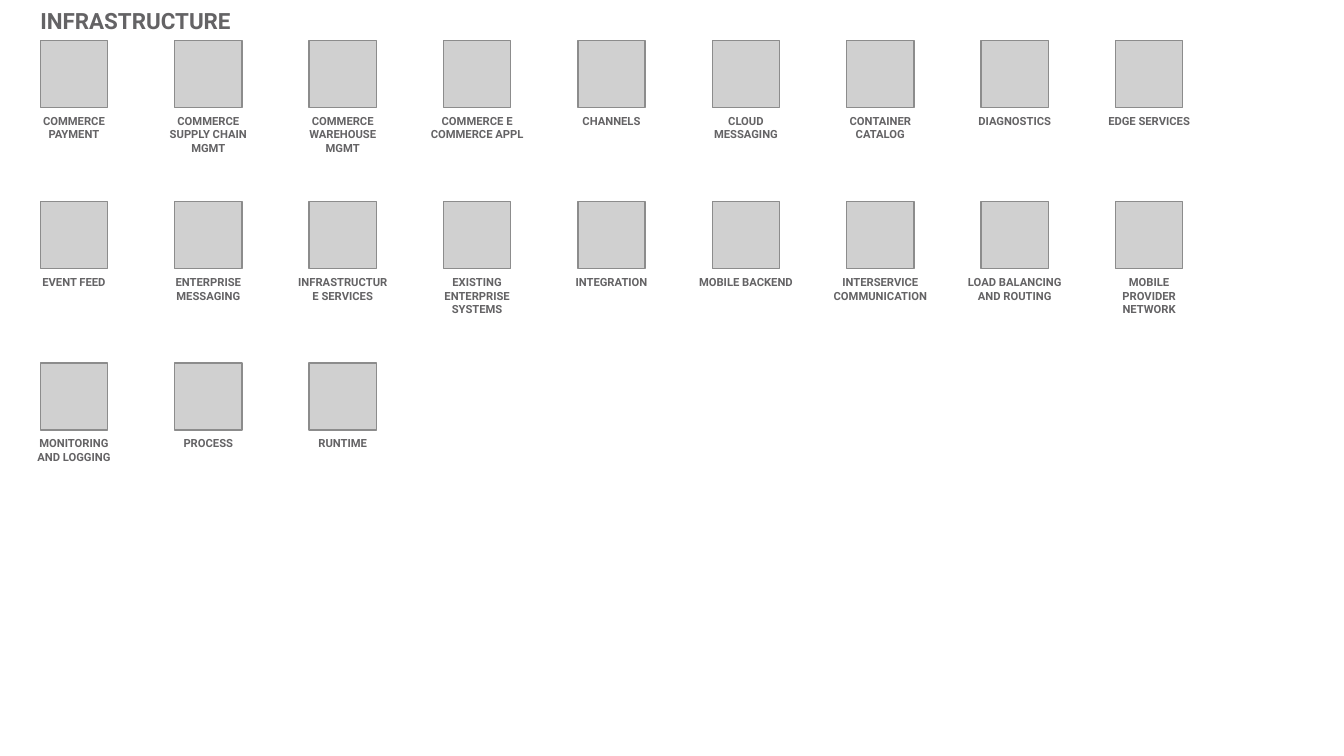
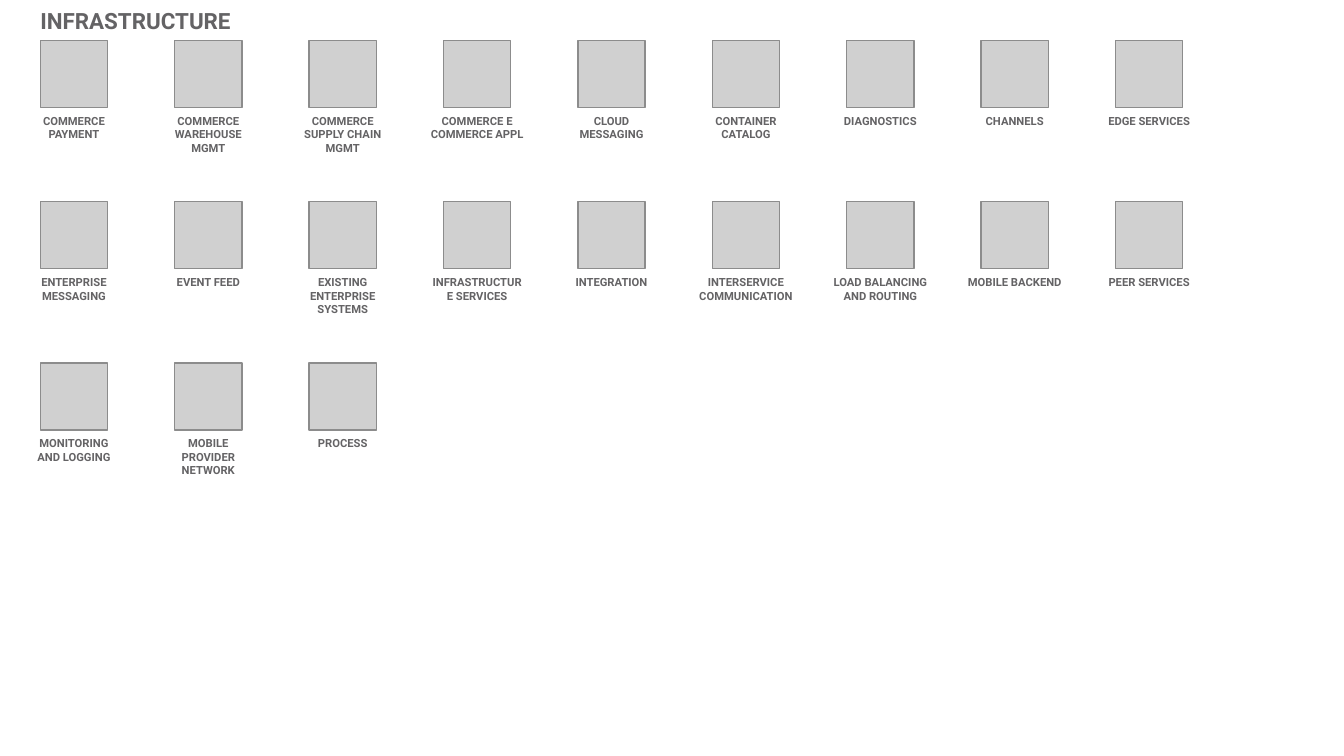
Before and after one commit to l2fprod/myarchitecture, a slide deck: slide 18 of mycatalog-architecture-diagram-template.pptx. Drawn at 1344x756 pixels with LibreOffice and Linux fonts; fonts in the diff are those of the drawing; grey boxes stand for pictures. Boxes give left, top, right and bottom in pixels: in the first picture for what was removed or moved away, otherwise in the second. Text is boxed around its words. In the diff, an @@ line names an element or a change of style, - is before the commit and + after.

```diff
--- a/mycatalog-architecture-diagram-template.pptx
+++ b/mycatalog-architecture-diagram-template.pptx
@@ text at (x1=175, y1=117, x2=242, y2=152): text changed @@
-COMMERCE SUPPLY CHAIN MGMT
+COMMERCE WAREHOUSE MGMT
@@ text at (x1=304, y1=117, x2=381, y2=152): text changed @@
-COMMERCE WAREHOUSE MGMT
+COMMERCE SUPPLY CHAIN MGMT
@@ text "CHANNELS" moved from (x1=582, y1=117, x2=640, y2=125) to (x1=986, y1=117, x2=1044, y2=125) @@
@@ 7 texts moved together from (x1=176, y1=117, x2=1062, y2=313) to (x1=41, y1=117, x2=928, y2=313) @@
@@ text "MOBILE BACKEND" moved from (x1=699, y1=278, x2=793, y2=286) to (x1=968, y1=278, x2=1062, y2=286) @@
@@ text at (x1=1109, y1=278, x2=1189, y2=286): text changed @@
-MOBILE PROVIDER NETWORK
+PEER SERVICES
@@ text added at (x1=182, y1=439, x2=235, y2=474), 6 pt, text #646365, bold @@
+MOBILE PROVIDER NETWORK
@@ 3 texts moved together from (x1=42, y1=278, x2=373, y2=447) to (x1=177, y1=278, x2=507, y2=447) @@
@@ text removed at (x1=318, y1=439, x2=367, y2=447) @@
-RUNTIME
```
Also in this commit, not shown: 17 other slides changed, 1 slide added.
